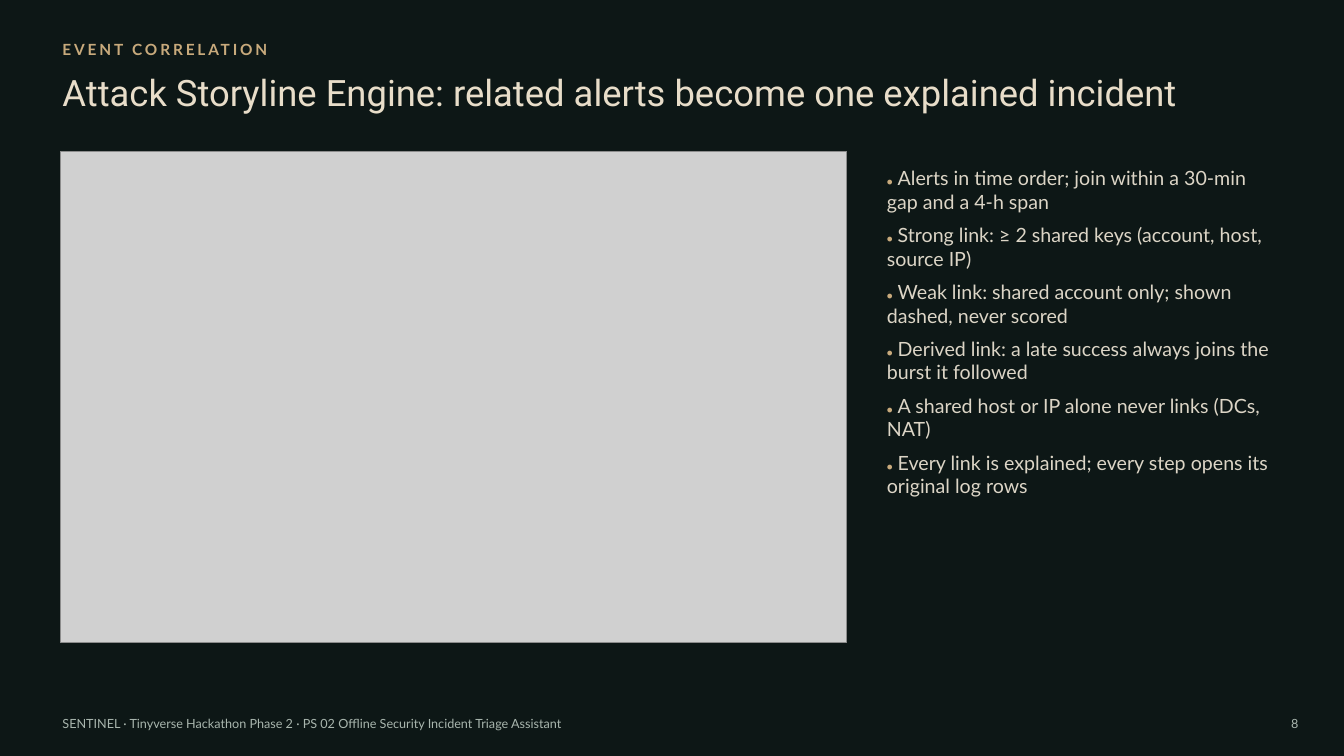
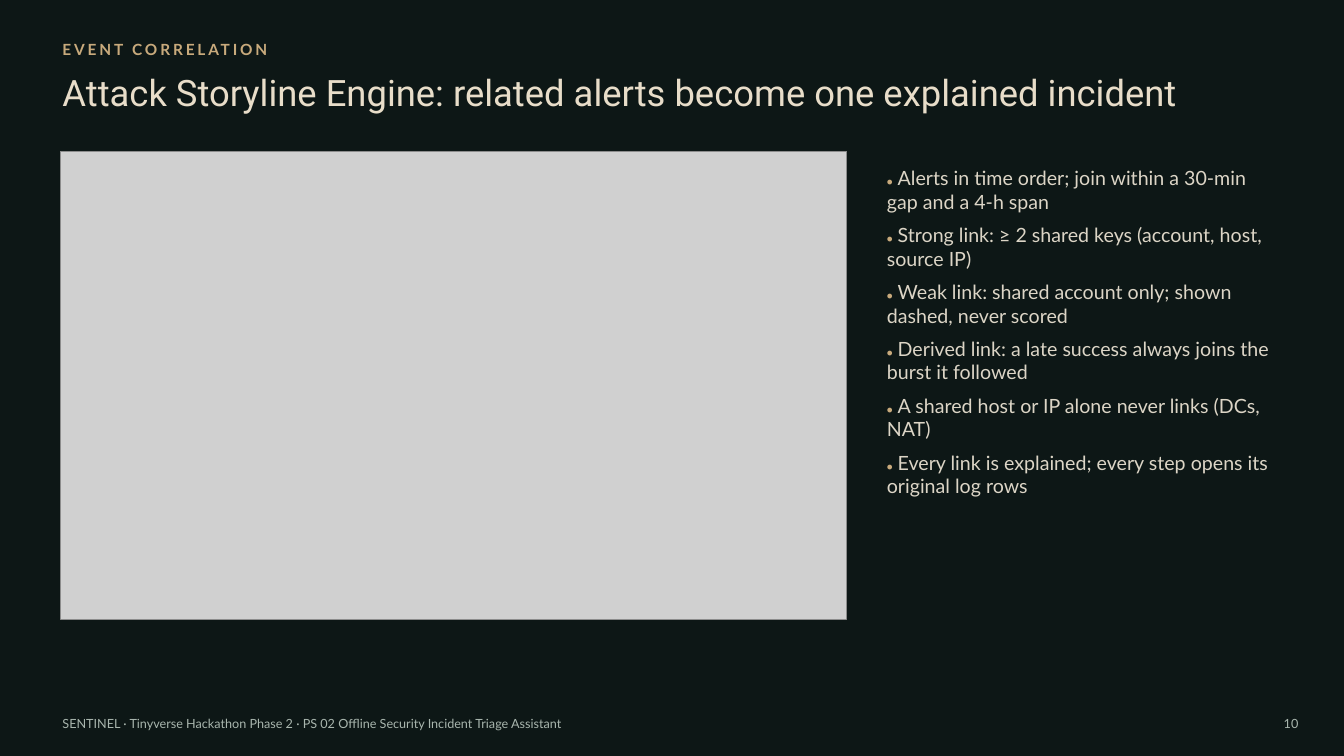
Before and after one commit to dakshitha0705/SENTINEL, a slide deck: slide 10 of presentation/SENTINEL_Tinyverse_PS02.pptx (slide 8 before the commit). Drawn at 1344x756 pixels with LibreOffice and Linux fonts; fonts in the diff are those of the drawing; grey boxes stand for pictures. Boxes give left, top, right and bottom in pixels: in the first picture for what was removed or moved away, otherwise in the second. Text is boxed around its words. In the diff, an @@ line names an element or a change of style, - is before the commit and + after.

```diff
--- a/presentation/SENTINEL_Tinyverse_PS02.pptx
+++ b/presentation/SENTINEL_Tinyverse_PS02.pptx
@@ picture: place and size @@
-picture at (60, 151, 847, 643)
+picture at (60, 151, 847, 619)
@@ text at (1284, 719, 1299, 728): text changed @@
-8
+10
```
Also in this commit, not shown: 14 other slides changed, 2 slides added, 15 other files.
